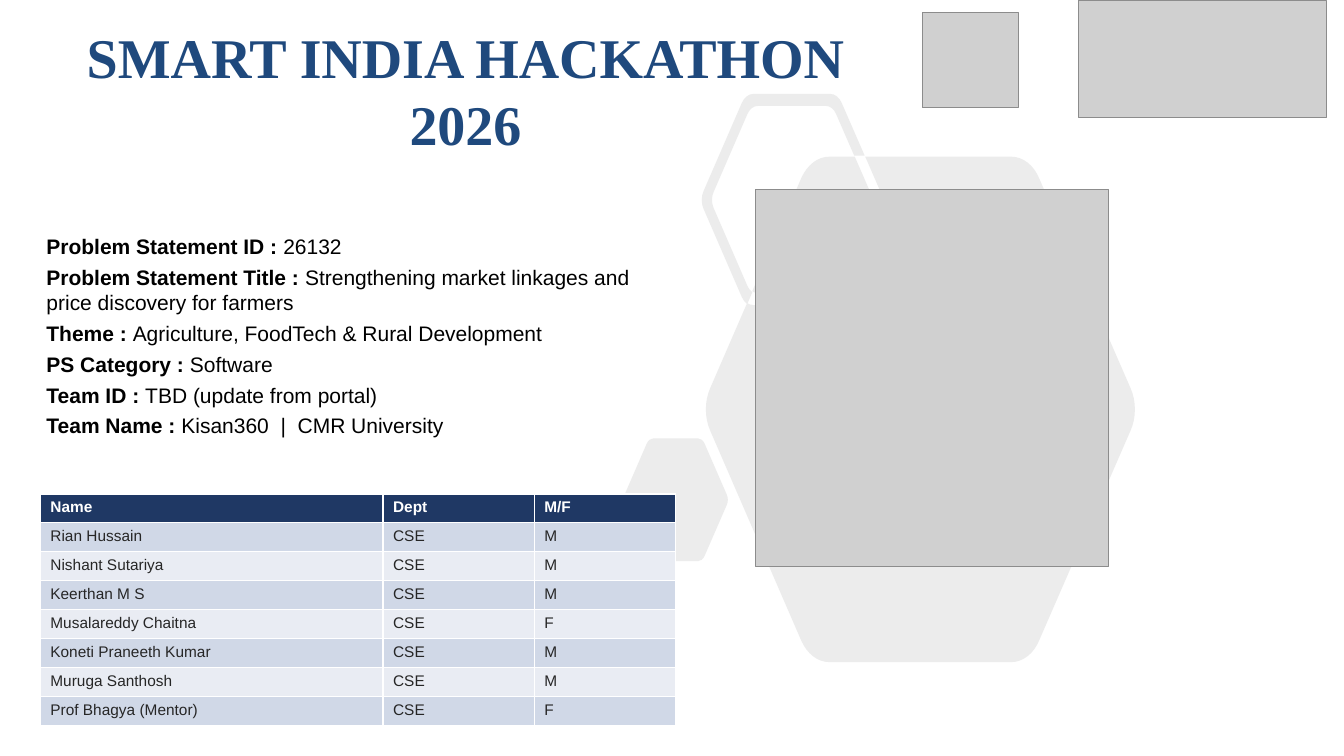
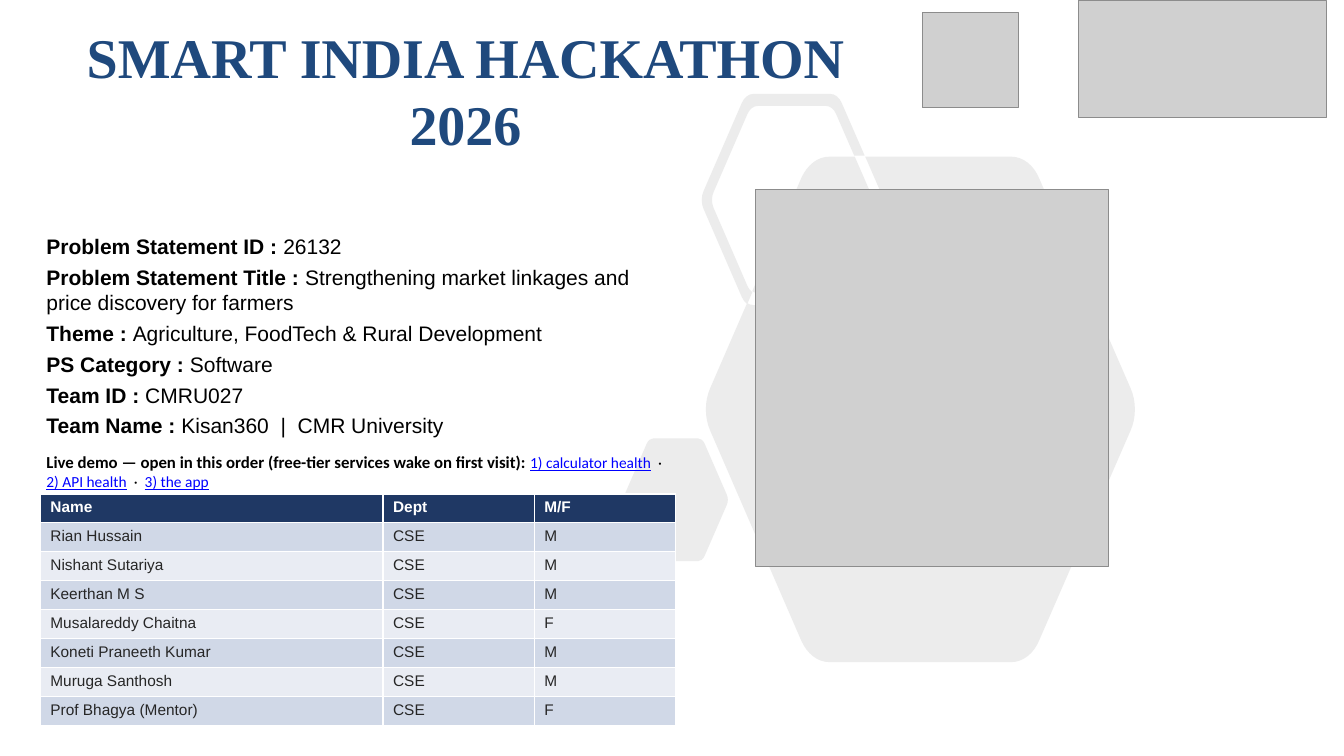
Before and after one commit to Kissan-360/Kisan360_new, a slide deck: slide 1 of Kisan360_SIH26132_Idea_PPT_v2.pptx. Drawn at 1344x756 pixels with LibreOffice and Linux fonts; fonts in the diff are those of the drawing; grey boxes stand for pictures. Boxes give left, top, right and bottom in pixels: in the first picture for what was removed or moved away, otherwise in the second. Text is boxed around its words. In the diff, an @@ line names an element or a change of style, - is before the commit and + after.

```diff
--- a/Kisan360_SIH26132_Idea_PPT_v2.pptx
+++ b/Kisan360_SIH26132_Idea_PPT_v2.pptx
@@ text at [46,388,243,404]: text changed; bold on @@
-Team ID : TBD (update from portal)
+Team ID : CMRU027
@@ text at [46,455,651,490]: paragraph added @@
+Live demo — open in this order (free-tier services wake on first visit): 1) calculator health · 2) API health · 3) the app
```
Also in this commit, not shown: 2 other slides changed.
